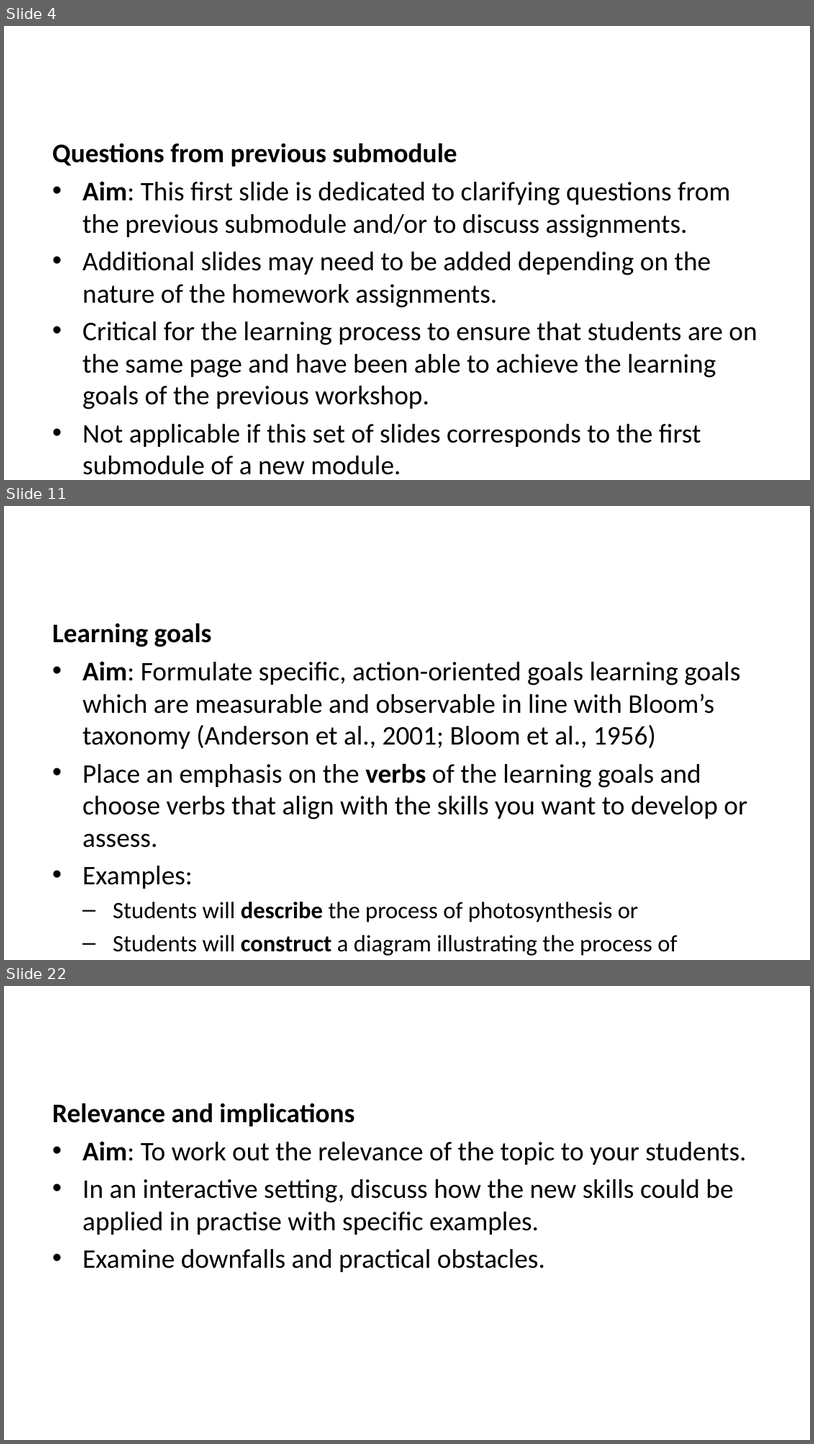
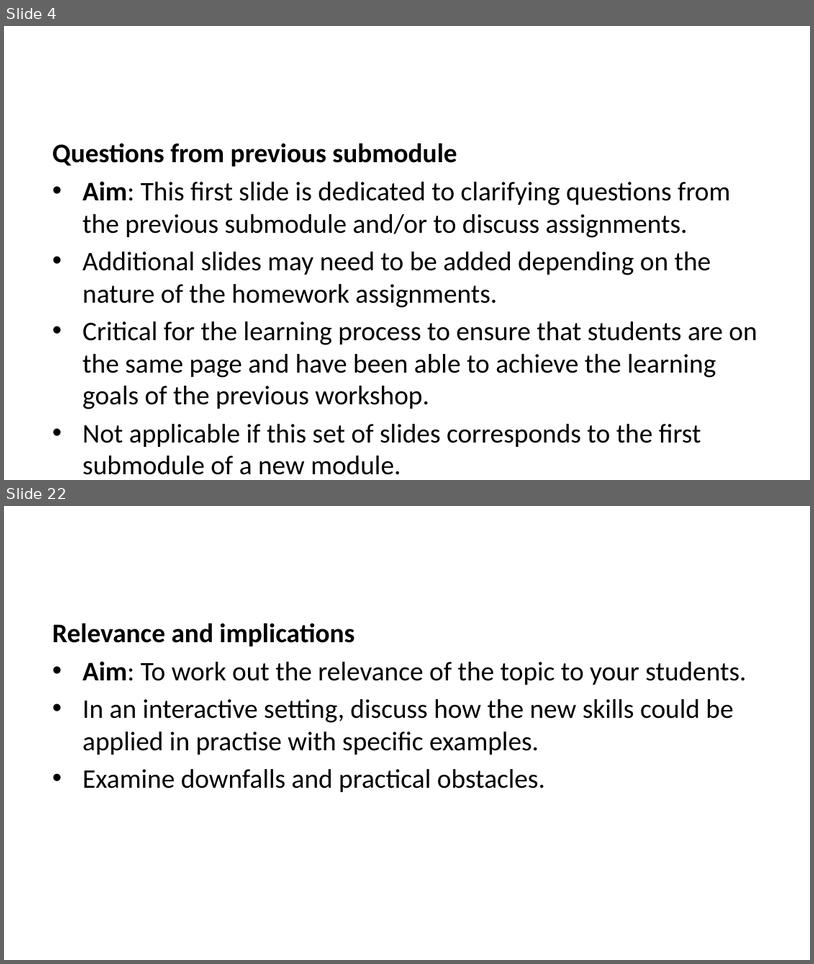
Before and after one commit to lmu-osc/train-the-trainer-student-track-pedagogy, a slide deck: _site/materials/PMM-M4/PMM-M4-S3-Citation-Politics/PMM-M4-S3-Citation-Politics-slides.pptx. Shown one above the other, each under a label of ours: slides 4, 11 and 22 before the commit, slides 4 and 22 after it; the slides between them are not shown. The pictures are 814x1444 and 814x964 pixels, drawn with LibreOffice and Linux fonts; fonts in the diff are those of the drawing. Boxes give left, top, right and bottom in pixels: in the first picture for what was removed or moved away, otherwise in the second. Text is boxed around its words. In the diff, an @@ line names an element or a change of style, - is before the commit and + after.

```diff
--- a/_site/materials/PMM-M4/PMM-M4-S3-Citation-Politics/PMM-M4-S3-Citation-Politics-slides.pptx
+++ b/_site/materials/PMM-M4/PMM-M4-S3-Citation-Politics/PMM-M4-S3-Citation-Politics-slides.pptx
@@ slide 11 removed at (x1=4, y1=506, x2=810, y2=960), background #FFFFFF @@
@@ text removed at (x1=52, y1=623, x2=748, y2=955) @@
-Learning goals
-• Aim: Formulate specific, action-oriented goals learning goals which are measurable and observable in line with Bloom’s taxonomy (Anderson et al., 2001; Bloom et al., 1956)
-• Place an emphasis on the verbs of the learning goals and choose verbs that align with the skills you want to develop or assess.
-• Examples:
-  – Students will describe the process of photosynthesis or
-  – Students will construct a diagram illustrating the process of photosynthesis
```
Also in this commit, not shown: 6 slides changed, 15 slides added, 13 other slides removed, 18 other files.
